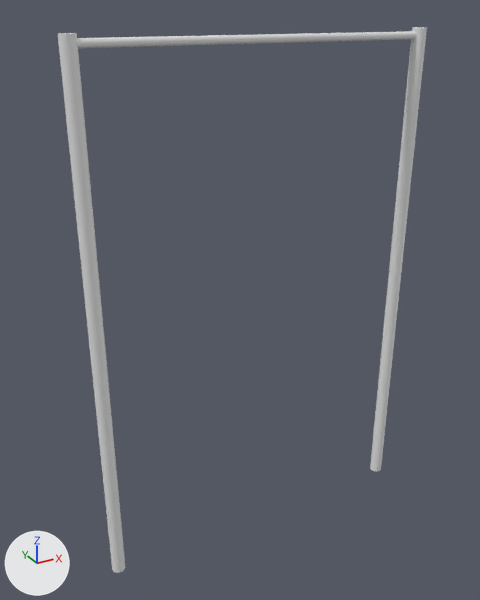
The glTF model assets/animations/ex_pull_up.glb: old version first, new version second.
One viewpoint serves both versions: a camera (50 mm lens) standing at (-0.758, -1.263, 1.297) and looking at (-0.045, 0.033, 0.649). Every picture has the same lights, and +X, +Y and +Z are marked at lower left. The older version comes first. Vertices at exactly the same position are counted once.

Names of what the first picture shows: 'gear', 'steel'.
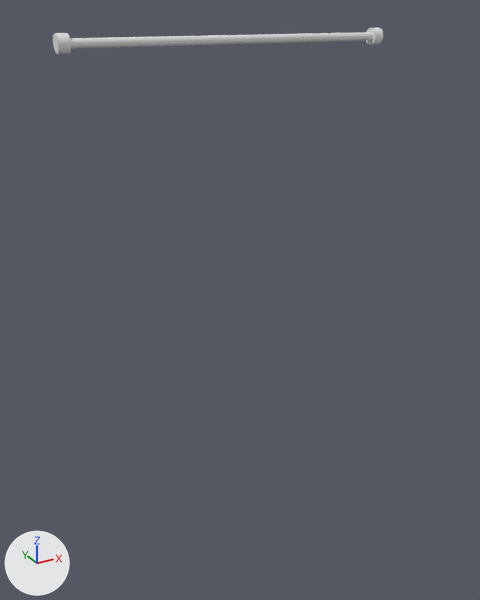
The newer file is also turned or shifted as a whole; pictures and numbers use the older file's frame.

Changed parts and their boxes [x1, y1, x2, y2] in the pictures (480 x 600 px; the box of a moved part takes in the faces that stretch with it):
'gear', deleted: before [58, 27, 427, 573]
'steel', reshaped (11% narrower): before [77, 31, 417, 48]; after [70, 32, 373, 48]
'pad', added: after [53, 28, 383, 54]
part 1 of me_mesh_0, moved or reshaped: before [363, 31, 417, 41]; after [363, 32, 373, 41]

What the commit changed:
me_mesh_0 is used by ob_steel; location (0.0, 0.0, 0.0).
me_mesh_0 had 182 vertices, 360 faces and spanned x -0.413..0.413, y -0.009..0.009, z 1.231..1.247.
me_mesh_0 now has 152 vertices, 300 faces and spans x -0.413..0.27, y -0.009..0.009, z 1.231..1.247.
Part 1, on me_mesh_0:
151 vertices are removed from x -0.316..0.413, y -0.009..0.009, z 1.231..1.247.
330 faces are deleted.
1 vertex is added at (0.27, 0.0, 1.239).
20 new vertices lie (0.049, 0.0, 0.0) away from vertices in x -0.364..-0.267, y -0.009..0.009, z 1.231..1.247.
10 new vertices lie (0.049, 0.0, 0.0) away from vertices in x -0.218, y -0.009..0.009, z 1.231..1.247.
10 new vertices lie (0.049, 0.0, 0.0) away from vertices in x -0.169, y -0.009..0.009, z 1.231..1.247.
10 new vertices lie (0.048, 0.0, 0.0) away from vertices in x -0.12, y -0.009..0.009, z 1.231..1.247.
10 new vertices lie (0.049, 0.0, 0.0) away from vertices in x -0.072, y -0.009..0.009, z 1.231..1.247.
10 new vertices lie (0.049, 0.0, 0.0) away from vertices in x -0.023, y -0.009..0.009, z 1.231..1.247.
10 new vertices lie (0.049, 0.0, 0.0) away from vertices in x 0.026, y -0.009..0.009, z 1.231..1.247.
10 new vertices lie (0.049, 0.0, 0.0) away from vertices in x 0.075, y -0.009..0.009, z 1.231..1.247.
10 new vertices lie (0.048, 0.0, 0.0) away from vertices in x 0.124, y -0.009..0.009, z 1.231..1.247.
10 new vertices lie (0.049, 0.0, 0.0) away from vertices in x 0.172, y -0.009..0.009, z 1.231..1.247.
10 new vertices lie (0.049, 0.0, 0.0) away from vertices in x 0.221, y -0.009..0.009, z 1.231..1.247.
270 new faces join them.
Mesh me_mesh_1_1 is new.
It has 100 vertices, 192 faces and spans x -0.363..0.363, y -0.018..0.018, z 1.221..1.257.
Object 'gear' (ob_gear) is deleted.
Object 'pad' (ob_pad) is new; it shows me_mesh_1_1.
Its location is (-0.072, 0.0, 0.0).
